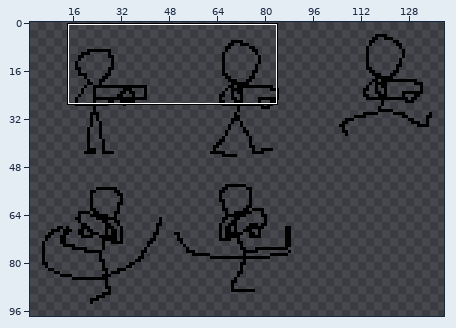
Sprite sheet -- nomoresweden_2010/src/player.png. The first picture is a wide view before the edit; the outline marks the close-up.
Close-up. The starting point:
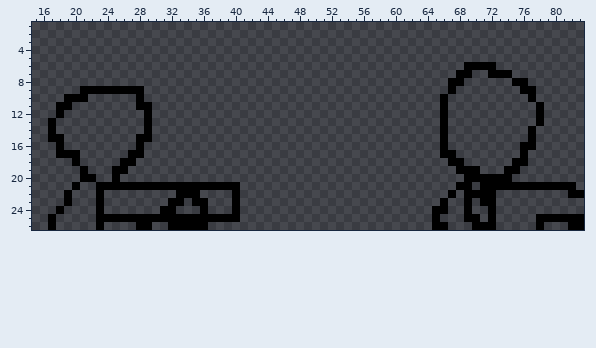
The file is 144x144 pixels. Pixels under 10% opacity are left out. Colours within 5 levels of each other are drawn and written as one. Shown: x 15..83, y 1..26. The wide view leaves out empty margins. The commit also changed other parts of the picture, which this record leaves out.
And afterwards:
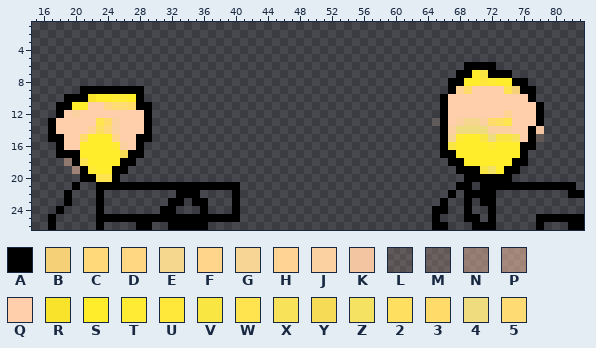
Palette (. is transparent): A #000000  B #f7d177fe  C #ffd97a  D #ffd782  E #f5d78e  F #ffd58b  G #f7d594  H #ffd393  J #fbd1a1  K #facaa4f6  L #fec7a525  M #fec4a634  N #fec4a772  P #fec8a882  Q #ffceab  R #fae52bfe  S #ffed2b  T #ffeb33  U #ffe83a  V #fae643  W #ffe44f  X #f8e25a  Y #fde157f5  Z #f5e162  2 #ffdf60  3 #ffdb69  4 #efdc7e  5 #ffdc73
The edit:
Colour 2 is added in row 13 at x 73; in row 14 at x 23.
Colour 3 is added in row 9 at x 69; in row 11 at x 27; in row 13 at x 24 and 72; in row 15 at x 21.
Colour 4 is added in row 14 at x 68 to 71; in row 15 at x 72.
Colour 5 is added in row 11 at x 25 to 26.
Colour B is added in row 9 at x 75.
Colour C is added in row 14 at x 24.
Colour D is added in row 11 at x 24.
Colour E is added in row 13 at x 69 to 70.
Colour F is added in row 15 at x 25.
Colour G is added in row 15 at x 67.
Colour H is added in row 9 at x 68; in row 12 at x 74; in row 14 at x 22.
Colour J is added in row 12 at x 20; in row 13 at x 25, 68 and 71; in row 14 at x 25, 67 and 72 to 74; in row 16 at x 26.
Colour K is added in row 14 at x 78.
Colour L is added in row 13 at x 65.
Colour M is added in row 15 at x 78.
Colour N is added in row 18 at x 19.
Colour P is added in row 19 at x 20.
Colour Q is added in row 9 at x 70 to 73; in row 10 at x 67 to 76; in row 11 at x 22 to 23 and 67 to 77; in row 12 at x 19, 21 to 28, 67 to 73 and 75 to 77; in row 13 at x 18 to 22, 26 to 28, 67 and 75 to 77; in row 14 at x 18 to 21, 26 to 28 and 75 to 76.
Colour Q is added in row 15 at x 19 to 20, 26 to 27 and 76; in row 16 at x 19 to 20 and 27.
Colour R is added in row 10 at x 22.
Colour S is added in row 7 at x 70; in row 8 at x 69 to 70 and 73 to 74; in row 10 at x 23 to 24 and 27; in row 11 at x 20 to 21; in row 15 at x 22 to 24 and 69 to 70; in row 16 at x 21 to 24, 68 to 71 and 73 to 75.
Colour S is added in row 17 at x 21 to 25 and 68 to 75; in row 18 at x 22 to 25 and 69 to 74; in row 19 at x 23 to 24 and 73.
Colour T is added in row 8 at x 72; in row 10 at x 25 to 26; in row 15 at x 68; in row 16 at x 25 and 72; in row 19 at x 22.
Colour U is added in row 8 at x 71.
Colour V is added in row 7 at x 71; in row 15 at x 71 and 73 to 74; in row 16 at x 67; in row 19 at x 71.
Colour W is added in row 9 at x 74; in row 13 at x 23 and 74; in row 18 at x 21; in row 20 at x 23 to 24.
Colour X is added in row 15 at x 75.
Colour Y is added in row 17 at x 26.
Colour Z is added in row 19 at x 72.
Boxes around the changes in both close-ups, in picture pixels (x1, y1, x2, y2):
added: (432, 70, 544, 174)
added: (56, 94, 144, 182)
